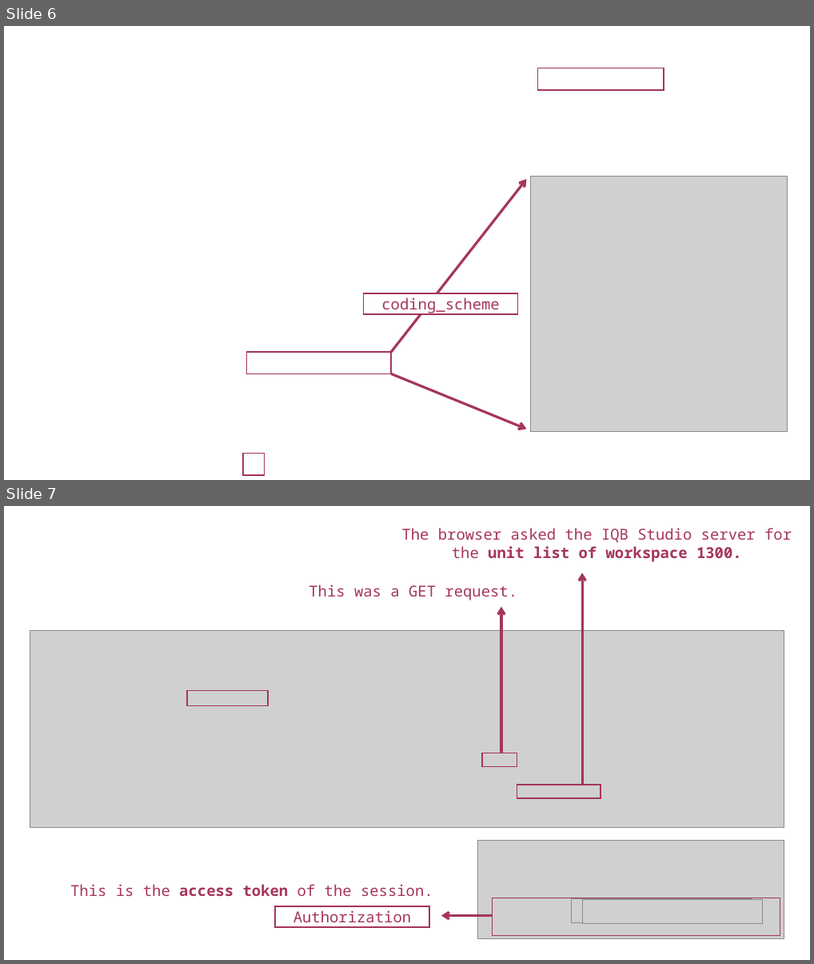
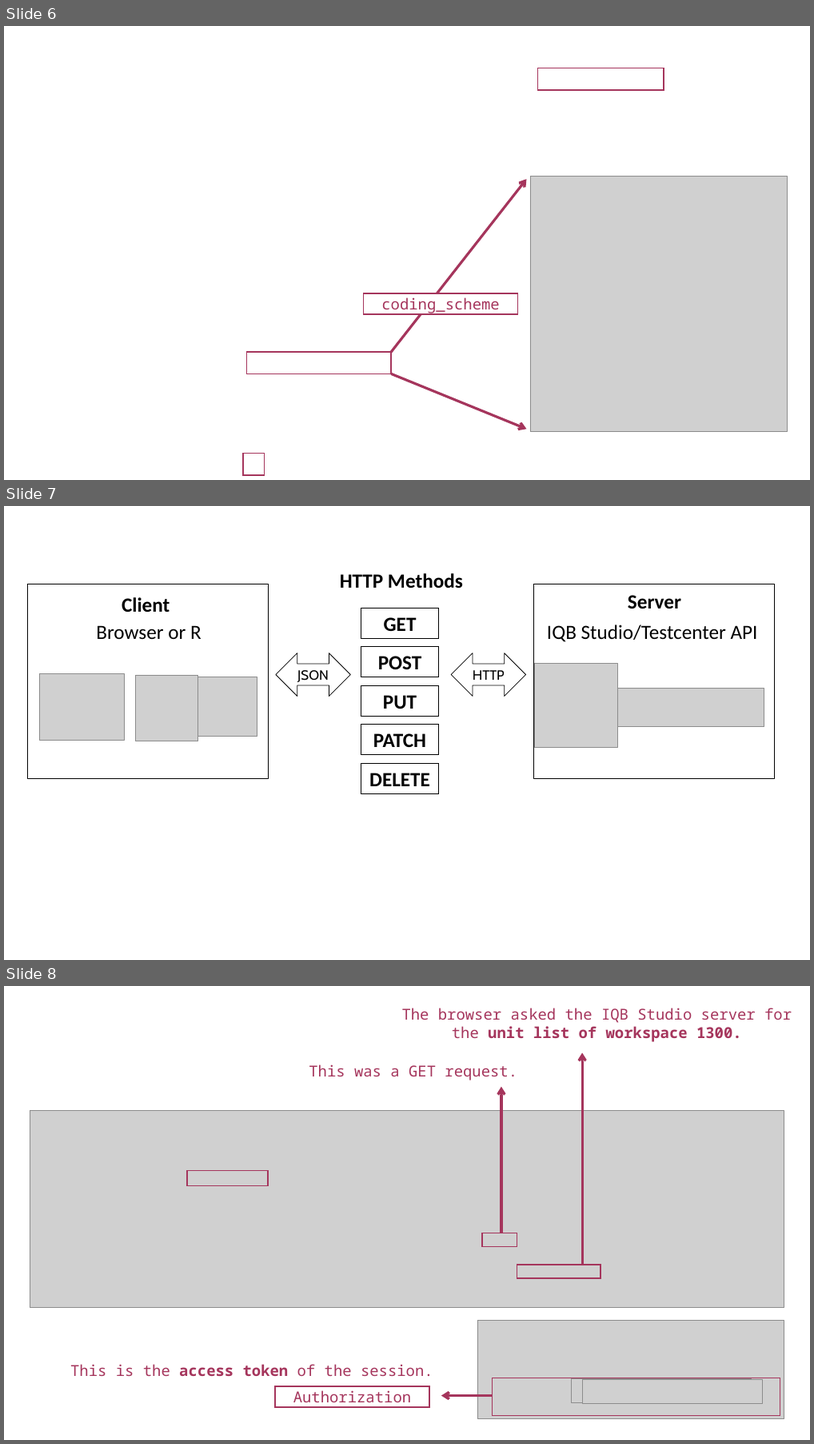
Before and after one commit to iqb-research/eatPrepTBA, a slide deck: vignettes/images/images.pptx. Shown one above the other, each under a label of ours: slides 6 and 7 before the commit, slides 6, 7 and 8 after it. The pictures are 814x964 and 814x1444 pixels, drawn with LibreOffice and Linux fonts; fonts in the diff are those of the drawing; grey boxes stand for pictures; background and template pictures are left out. Boxes give left, top, right and bottom in pixels: in the first picture for what was removed or moved away, otherwise in the second. Text is boxed around its words. In the diff, an @@ line names an element or a change of style, - is before the commit and + after.

Commit message:
Explain HTTP requests

```diff
--- a/vignettes/images/images.pptx
+++ b/vignettes/images/images.pptx
@@ slide 7 added at [4, 506, 810, 960], background #FFFFFF @@
@@ text added at [340, 573, 463, 588], 24 pt, text #000000, bold @@
+HTTP Methods
@@ rectangle added at [27, 584, 268, 778], outline #000000 0.75 pt @@
@@ text added at [122, 597, 170, 612], 24 pt, text #000000, bold @@
+Client
@@ rectangle added at [534, 584, 775, 778], outline #000000 0.75 pt @@
@@ text added at [628, 595, 682, 609], 24 pt, text #000000, bold @@
+Server
@@ text added at [96, 625, 202, 639], 24 pt, text #000000 @@
+Browser or R
@@ rectangle added at [362, 608, 439, 638], outline #000000 0.75 pt, 24 pt, text #000000, bold @@
+GET
@@ text added at [547, 624, 758, 642], 24 pt, text #000000 @@
+IQB Studio/Testcenter API
@@ rectangle added at [362, 647, 439, 677], outline #000000 0.75 pt, 24 pt, text #000000, bold @@
+POST
@@ picture added at [39, 673, 124, 740] @@
@@ left right arrow added at [276, 653, 351, 696], outline #000000 0.75 pt, 16 pt, text #000000 @@
+JSON
@@ left right arrow added at [452, 653, 526, 696], outline #000000 0.75 pt, 16 pt, text #000000 @@
+HTTP
@@ picture added at [534, 664, 618, 747] @@
@@ picture added at [136, 675, 198, 740] @@
@@ picture added at [198, 677, 258, 736] @@
@@ rectangle added at [362, 686, 439, 716], outline #000000 0.75 pt, 24 pt, text #000000, bold @@
+PUT
@@ picture added at [601, 688, 765, 727] @@
@@ rectangle added at [362, 724, 439, 755], outline #000000 0.75 pt, 24 pt, text #000000, bold @@
+PATCH
@@ rectangle added at [362, 763, 439, 793], outline #000000 0.75 pt, 24 pt, text #000000, bold @@
+DELETE
@@ what was slide 7 is now slide 8 @@
```
Also in this commit, not shown: 1 other slide added, 4 other files.
